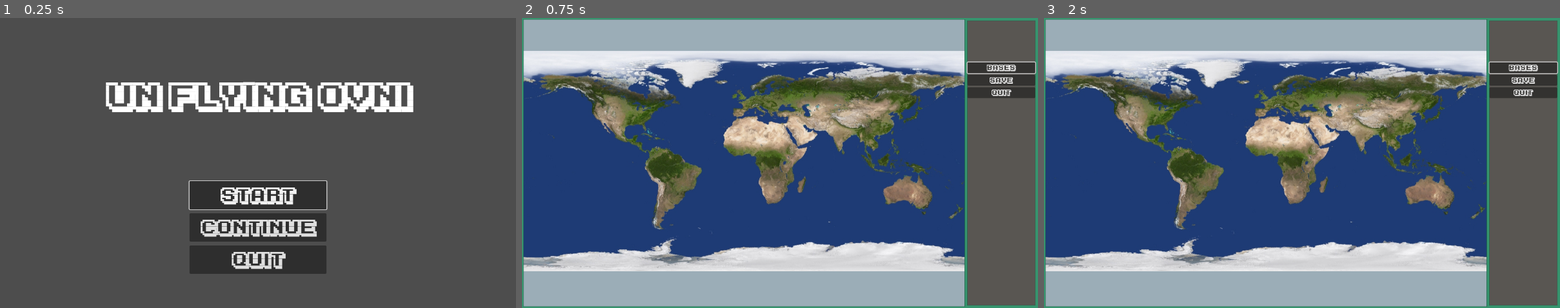
Above: before the commit, frames 1-3 (left to right).
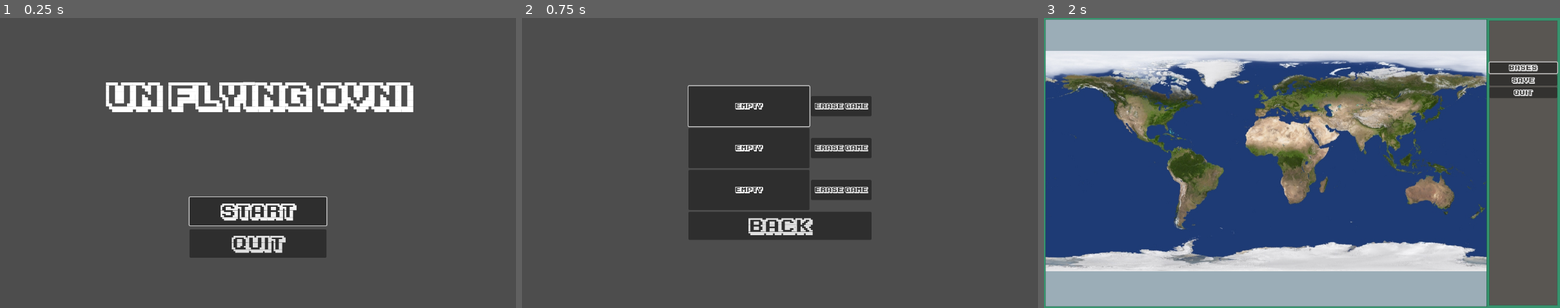
Above: after the commit, the same moments.

Repository: mmyumu/OVNI-godot
Game: Godot game, scene res://menu.tscn
Same seed, same stepped clock (60 frames per second), same inputs: the game is played once before the commit and once after it.
Inputs (mouse positions are in pixels of both pictures, inside the frame that each line leads up to):
- Up to frame 1 (0.25 s): no input
- Up to frame 2 (0.75 s): click "Start" at 0.5 s
- Up to frame 3 (2 s): click (1271, 105) at 1.27 s

The runs differ from the first frame. In frame 1, 5.7% of the frame differs, in the area x 36-64%, y 56-89%; in frame 2, 87%, in the area x 0-100%, y 0-100%; in frame 3, nothing differs.

Commit message:
Add save slots

Diff:
--- a/data/data.gd
+++ b/data/data.gd
@@ -2,3 +2,10 @@
 
 
 @export var bases: Array[BaseData]
+
+
+func get_data_name():
+	if len(bases) > 0:
+		return bases[0].name
+	else:
+		return "New game"
--- /dev/null
+++ b/game_slots/game_slot.gd
@@ -0,0 +1,45 @@
+class_name GameSlot extends HBoxContainer
+
+var slot_number: int
+var data: Data
+
+func set_slot_number(slot_number_to_set):
+	slot_number = slot_number_to_set
+
+func _ready():
+	build_game_slot()
+
+func build_game_slot():
+	data = Saver.get_data(slot_number)
+	if data:
+		$EmptySlot.visible = false
+		$Slot.visible = true
+
+		$Slot/MarginContainer/VBoxContainer/Name.text = Saver.get_data(slot_number).get_data_name()
+	else:
+		$EmptySlot.visible = true
+		$Slot.visible = false
+
+func set_focus():
+	if data:
+		$Slot.grab_focus()
+	else:
+		$EmptySlot.grab_focus()
+
+func _on_erase_pressed():
+	Saver.erase_data(slot_number)
+	data = null
+	build_game_slot()
+
+func _on_empty_slot_pressed():
+	Saver.set_slot(slot_number)
+	Saver.reset_data()
+	Saver.save_data()
+	build_game_slot()
+	get_tree().change_scene_to_file("res://global/main.tscn")
+
+func _on_slot_pressed():
+	Saver.set_slot(slot_number)
+	Saver.load_data()
+	build_game_slot()
+	get_tree().change_scene_to_file("res://global/main.tscn")
--- /dev/null
+++ b/game_slots/game_slot.tscn
@@ -0,0 +1,63 @@
+[gd_scene load_steps=3 format=3 uid="uid://bmq7mxulsiifi"]
+
+[ext_resource type="FontFile" uid="uid://cu1gycbn7rgh1" path="res://fonts/ka1.ttf" id="1_13ykg"]
+[ext_resource type="Script" path="res://game_slots/game_slot.gd" id="1_h4op5"]
+
+[node name="GameSlot" type="HBoxContainer"]
+offset_right = 40.0
+offset_bottom = 40.0
+script = ExtResource("1_h4op5")
+
+[node name="EmptySlot" type="Button" parent="."]
+custom_minimum_size = Vector2(300, 100)
+layout_mode = 2
+
+[node name="CenterContainer" type="CenterContainer" parent="EmptySlot"]
+custom_minimum_size = Vector2(300, 100)
+layout_mode = 0
+offset_right = 68.0
+offset_bottom = 22.0
+
+[node name="Label" type="Label" parent="EmptySlot/CenterContainer"]
+layout_mode = 2
+theme_override_fonts/font = ExtResource("1_13ykg")
+text = "Empty"
+horizontal_alignment = 1
+vertical_alignment = 1
+
+[node name="Slot" type="Button" parent="."]
+custom_minimum_size = Vector2(300, 100)
+layout_mode = 2
+
+[node name="MarginContainer" type="MarginContainer" parent="Slot"]
+layout_mode = 0
+offset_right = 222.0
+offset_bottom = 58.0
+theme_override_constants/margin_left = 5
+theme_override_constants/margin_top = 10
+
+[node name="VBoxContainer" type="VBoxContainer" parent="Slot/MarginContainer"]
+layout_mode = 2
+
+[node name="Name" type="Label" parent="Slot/MarginContainer/VBoxContainer"]
+layout_mode = 2
+theme_override_fonts/font = ExtResource("1_13ykg")
+text = "Game name"
+
+[node name="Date" type="Label" parent="Slot/MarginContainer/VBoxContainer"]
+layout_mode = 2
+theme_override_fonts/font = ExtResource("1_13ykg")
+text = "2023-11-30 12:00:00"
+
+[node name="CenterContainer" type="CenterContainer" parent="."]
+layout_mode = 2
+
+[node name="Erase" type="Button" parent="CenterContainer"]
+custom_minimum_size = Vector2(150, 50)
+layout_mode = 2
+theme_override_fonts/font = ExtResource("1_13ykg")
+text = "Erase game"
+
+[connection signal="pressed" from="EmptySlot" to="." method="_on_empty_slot_pressed"]
+[connection signal="pressed" from="Slot" to="." method="_on_slot_pressed"]
+[connection signal="pressed" from="CenterContainer/Erase" to="." method="_on_erase_pressed"]
--- /dev/null
+++ b/game_slots/main.gd
@@ -0,0 +1,17 @@
+@tool
+extends Node
+
+var game_slot_scene: PackedScene = preload("res://game_slots/game_slot.tscn")
+
+func _ready():
+	for i in  Saver.get_number_of_slots():
+		var game_slot: GameSlot = game_slot_scene.instantiate()
+		game_slot.set_slot_number(i)
+
+		$VBoxContainer/GameSlotsContainer.add_child(game_slot)
+		if i == 0:
+			game_slot.set_focus()
+
+
+func _on_back_button_pressed():
+	get_tree().change_scene_to_file("res://menu.tscn")
--- /dev/null
+++ b/game_slots/main.tscn
@@ -0,0 +1,32 @@
+[gd_scene load_steps=3 format=3 uid="uid://bndq31j6vuorg"]
+
+[ext_resource type="Script" path="res://game_slots/main.gd" id="1_v18os"]
+[ext_resource type="FontFile" uid="uid://cu1gycbn7rgh1" path="res://fonts/ka1.ttf" id="2_qbft4"]
+
+[node name="Main" type="Node"]
+script = ExtResource("1_v18os")
+
+[node name="VBoxContainer" type="VBoxContainer" parent="."]
+anchors_preset = 8
+anchor_left = 0.5
+anchor_top = 0.5
+anchor_right = 0.5
+anchor_bottom = 0.5
+offset_left = -20.0
+offset_top = -20.0
+offset_right = 20.0
+offset_bottom = 20.0
+grow_horizontal = 2
+grow_vertical = 2
+
+[node name="GameSlotsContainer" type="VBoxContainer" parent="VBoxContainer"]
+layout_mode = 2
+
+[node name="BackButton" type="Button" parent="VBoxContainer"]
+custom_minimum_size = Vector2(250, 70)
+layout_mode = 2
+theme_override_fonts/font = ExtResource("2_qbft4")
+theme_override_font_sizes/font_size = 44
+text = "Back"
+
+[connection signal="pressed" from="VBoxContainer/BackButton" to="." method="_on_back_button_pressed"]
--- a/menu.gd
+++ b/menu.gd
@@ -5,11 +5,8 @@
 	Input.set_mouse_mode(Input.MOUSE_MODE_VISIBLE)
 	$VBoxContainer/StartButton.grab_focus()
 
-	Saver.set_no_debug()
-
 func _on_start_button_pressed():
-	Saver.reset_data()
-	get_tree().change_scene_to_file("res://global/main.tscn")
+	get_tree().change_scene_to_file("res://game_slots/main.tscn")
 
 func _on_quit_button_pressed():
 	get_tree().quit()
--- a/menu.tscn
+++ b/menu.tscn
@@ -47,6 +47,7 @@
 text = "Start"
 
 [node name="ContinueButton" type="Button" parent="VBoxContainer"]
+visible = false
 custom_minimum_size = Vector2(340, 70)
 layout_mode = 2
 size_flags_horizontal = 4
--- a/saver.gd
+++ b/saver.gd
@@ -1,25 +1,56 @@
 extends Node
 
-
-var file_name: String = "user://save_debug.res"
+var slots: Array[String] = []
+var current_file_name: String = "user://saves/save_debug.res"
+var root_folder: String = "user://saves/"
 
 var data: Data
 
 func _init():
+	DirAccess.make_dir_absolute(root_folder)
+	slots = [
+		root_folder + "save0.res",
+		root_folder + "save1.res",
+		root_folder + "save2.res"
+	]
 	data = Data.new()
 
-func set_no_debug():
-	file_name = "user://save.res"
+func get_number_of_slots():
+	return len(slots)
+
+func set_slot(index):
+	if index >= 0 and index < len(slots):
+		current_file_name = slots[index]
 
 func save_data():
-	var result = ResourceSaver.save(data, file_name)
-	assert(result == OK)
+	if data and current_file_name:
+		save_data_to_filename(data, current_file_name)
 
 func load_data():
-	if ResourceLoader.exists(file_name):
-		var loaded_data = ResourceLoader.load(file_name)
-		if loaded_data is Data: # Check that the data is valid
-			data = loaded_data
+	if current_file_name:
+		print("load data from %s" % current_file_name)
+		data = get_data_from_filename(current_file_name)
 
 func reset_data():
 	data = Data.new()
+
+func get_data(index):
+	if index >= 0 and index < len(slots):
+		return get_data_from_filename(slots[index])
+
+func erase_data(index):
+	if index >= 0 and index < len(slots):
+		var dir = DirAccess.open(root_folder)
+		if dir and dir.file_exists(slots[index]):
+			dir.remove(slots[index])
+
+func save_data_to_filename(data_to_save, filename):
+	var result = ResourceSaver.save(data_to_save, filename)
+	assert(result == OK)
+
+func get_data_from_filename(file_name):
+	if ResourceLoader.exists(file_name):
+		var loaded_data = ResourceLoader.load(file_name)
+		if loaded_data is Data:
+			return loaded_data
+	return null
